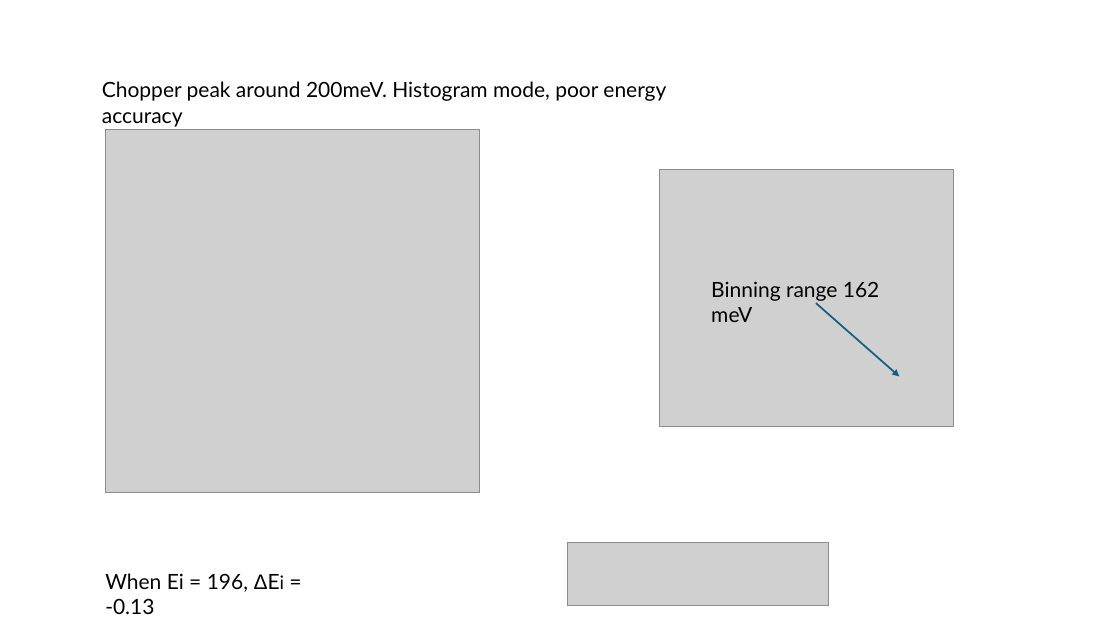
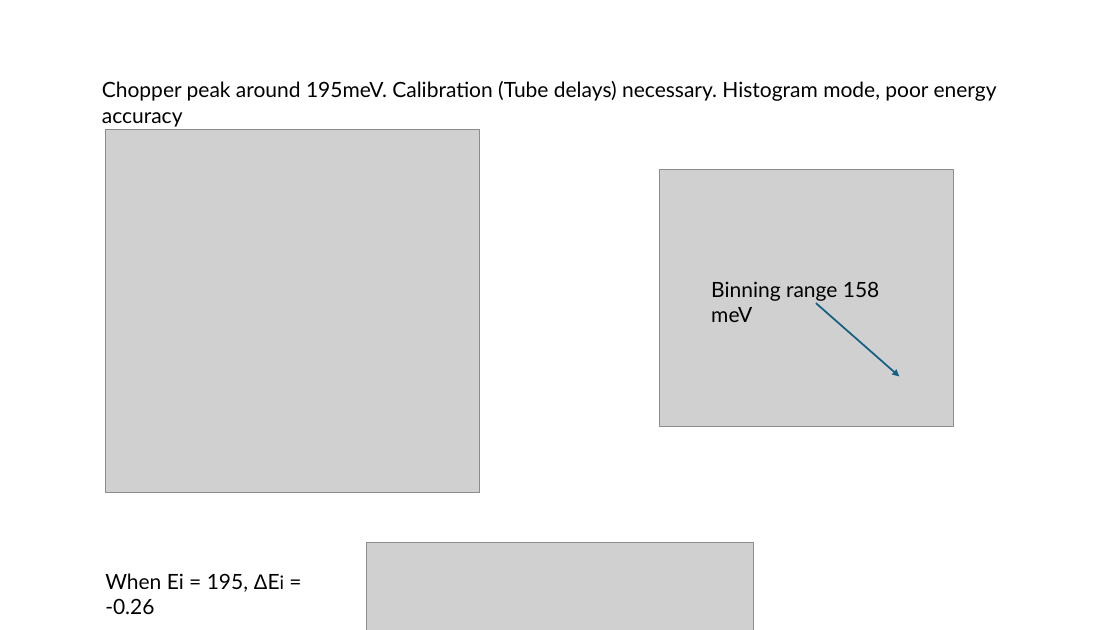
Before and after one commit to abuts/Fe, a slide deck: slide 4 of Data/sources/reduction/Mantid_nxspe_2024/cycle06_05/EiAndElasticLineForRuns.pptx (slide 3 before the commit). Drawn at 1120x630 pixels with LibreOffice and Linux fonts; fonts in the diff are those of the drawing; grey boxes stand for pictures. Boxes give left, top, right and bottom in pixels: in the first picture for what was removed or moved away, otherwise in the second. Text is boxed around its words. In the diff, an @@ line names an element or a change of style, - is before the commit and + after.

```diff
--- a/Data/sources/reduction/Mantid_nxspe_2024/cycle06_05/EiAndElasticLineForRuns.pptx
+++ b/Data/sources/reduction/Mantid_nxspe_2024/cycle06_05/EiAndElasticLineForRuns.pptx
@@ text at <box>102,81,997,101</box>: text changed @@
-Chopper peak around 200meV. Histogram mode, poor energy accuracy
+Chopper peak around 195meV. Calibration (Tube delays) necessary. Histogram mode, poor energy accuracy
@@ text at <box>711,281,880,322</box>: text changed @@
-Binning range 162 meV
+Binning range 158 meV
@@ picture added at <box>366,543,754,630</box> @@
@@ picture removed at <box>568,542,828,606</box> @@
@@ text at <box>105,573,248,614</box>: text changed @@
-When Ei = 196, ΔEi = -0.13
+When Ei = 195, ΔEi = -0.26
```
Also in this commit, not shown: 1 other slide changed, 1 slide added, 10 other files.
